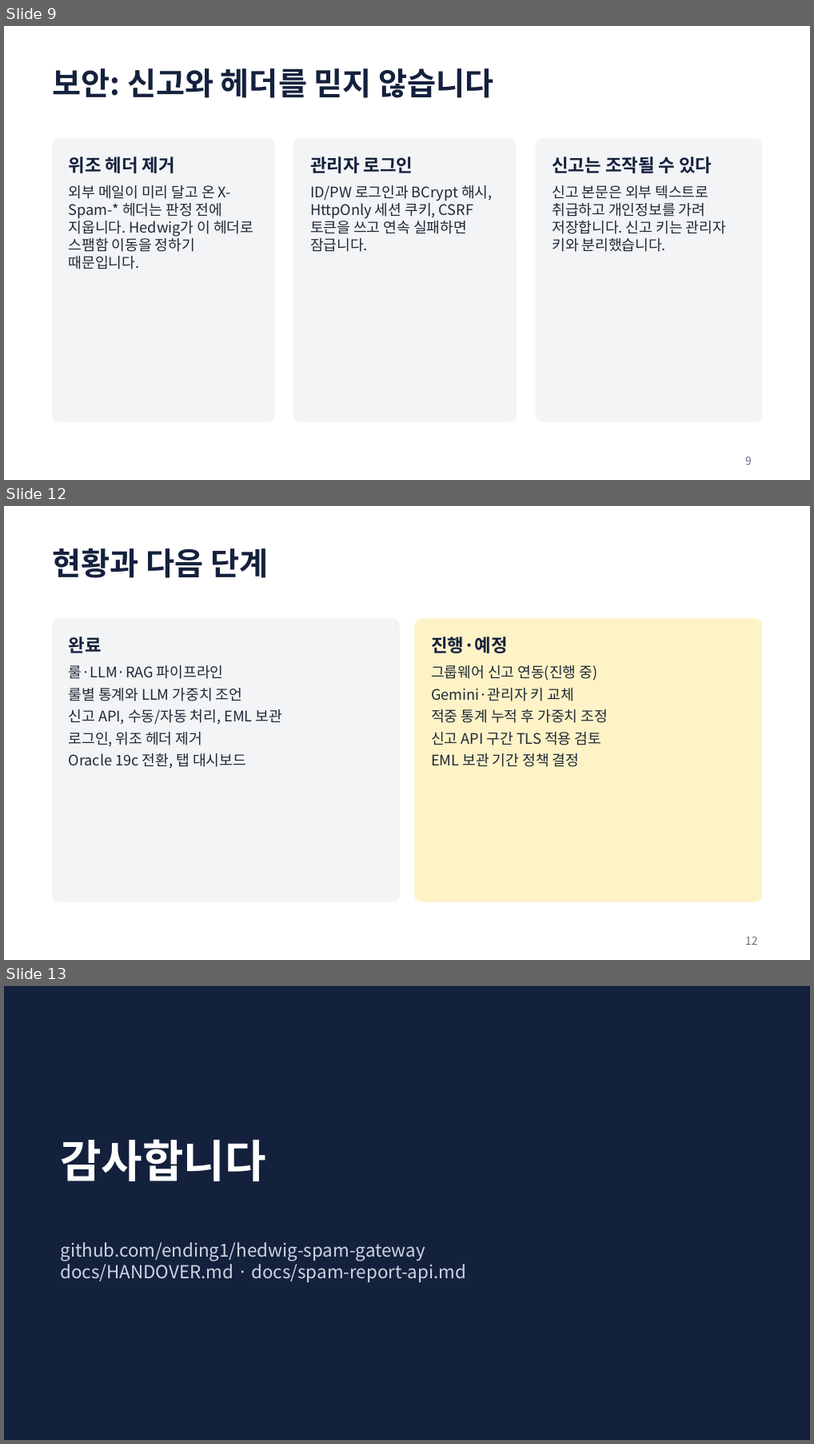
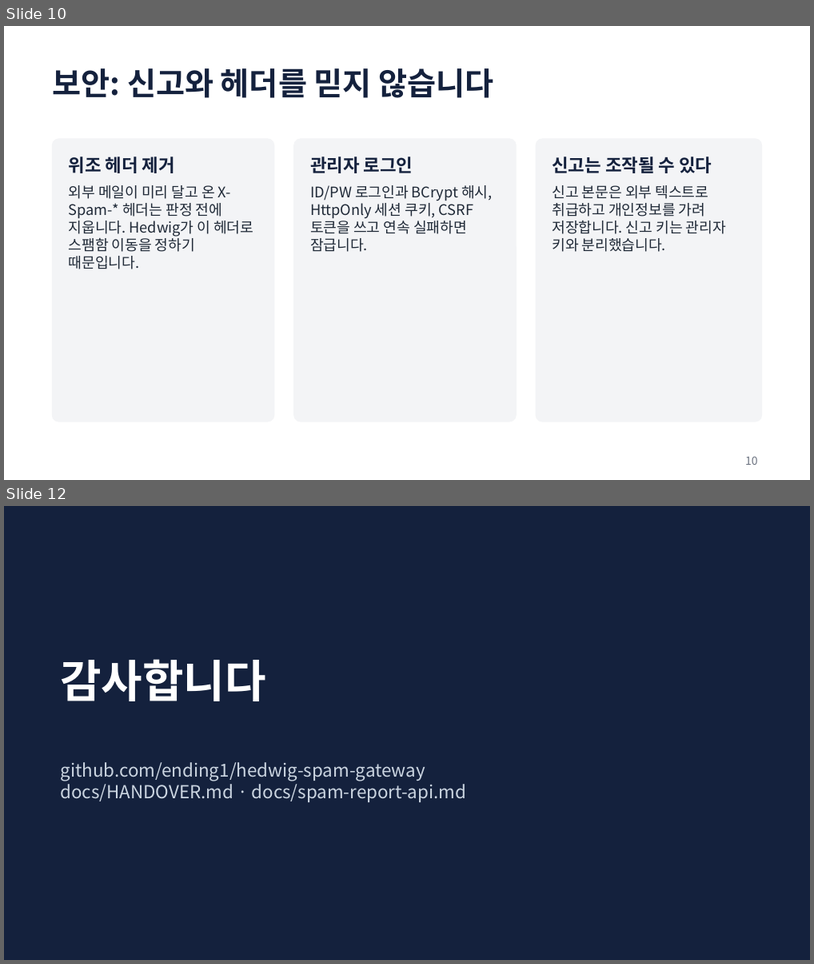
Before and after one commit to ending1/hedwig-spam-gateway, a slide deck: docs/hedwig-spam-gateway-intro.pptx. Shown one above the other, each under a label of ours: slides 9, 12 and 13 before the commit, slides 10 and 12 after it; the slides between them are not shown. The pictures are 814x1444 and 814x964 pixels, drawn with LibreOffice and Linux fonts; fonts in the diff are those of the drawing. Boxes give left, top, right and bottom in pixels: in the first picture for what was removed or moved away, otherwise in the second. Text is boxed around its words. In the diff, an @@ line names an element or a change of style, - is before the commit and + after.

```diff
--- a/docs/hedwig-spam-gateway-intro.pptx
+++ b/docs/hedwig-spam-gateway-intro.pptx
@@ slide 12 removed at box(4, 506, 810, 960), background #FFFFFF @@
@@ text removed at box(52, 548, 268, 578) @@
-현황과 다음 단계
@@ rounded rectangle removed at box(52, 619, 399, 901) @@
@@ rounded rectangle removed at box(415, 619, 762, 901) @@
@@ text removed at box(69, 636, 102, 653) @@
-완료
@@ text removed at box(431, 636, 507, 653) @@
-진행·예정
@@ text removed at box(69, 665, 282, 768) @@
-룰·LLM·RAG 파이프라인
-룰별 통계와 LLM 가중치 조언
-신고 API, 수동/자동 처리, EML 보관
-로그인, 위조 헤더 제거
-Oracle 19c 전환, 탭 대시보드
@@ text removed at box(431, 665, 607, 767) @@
-그룹웨어 신고 연동(진행 중)
-Gemini·관리자 키 교체
-적중 통계 누적 후 가중치 조정
-신고 API 구간 TLS 적용 검토
-EML 보관 기간 정책 결정
@@ page number removed at box(746, 936, 758, 944) @@
-12
@@ what was slide 9 is now slide 10 @@
@@ page number at box(746, 456, 758, 464): text changed @@
-9
+10
@@ what was slide 13 is now slide 12 @@
```
Also in this commit, not shown: 2 slides changed, 1 slide added, 1 other slide removed.
